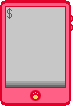
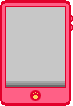
Before/after of a 73 × 106 layered artwork. What changed in the layer stack:
painted on "screen" over [7, 8, 12, 19]
